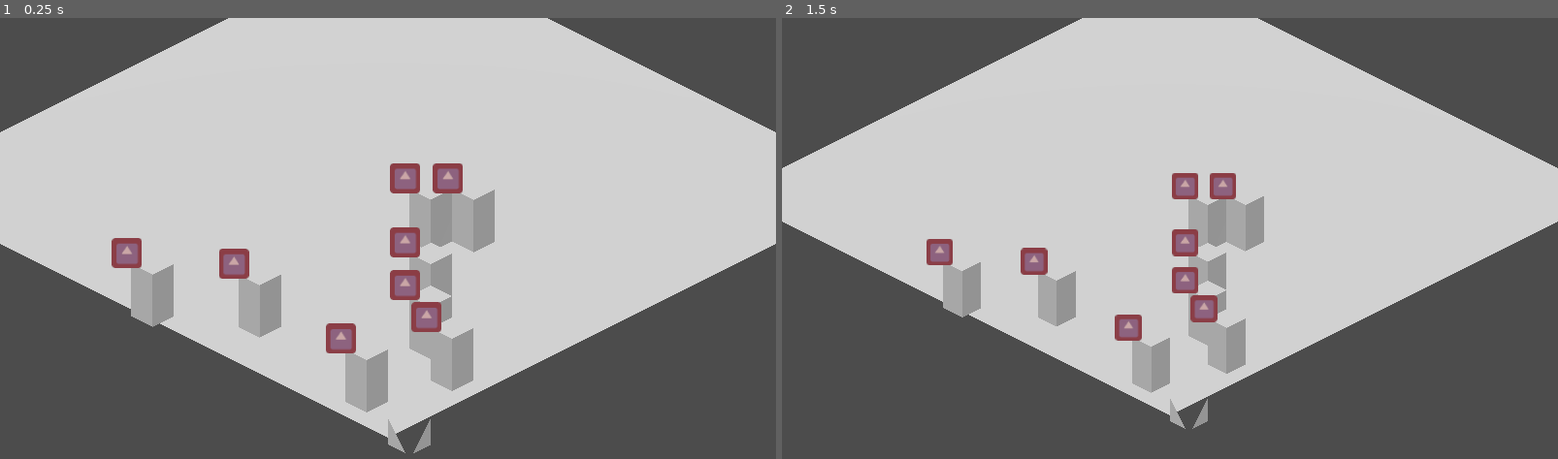
Above: before the commit, frames 1-2 (left to right).
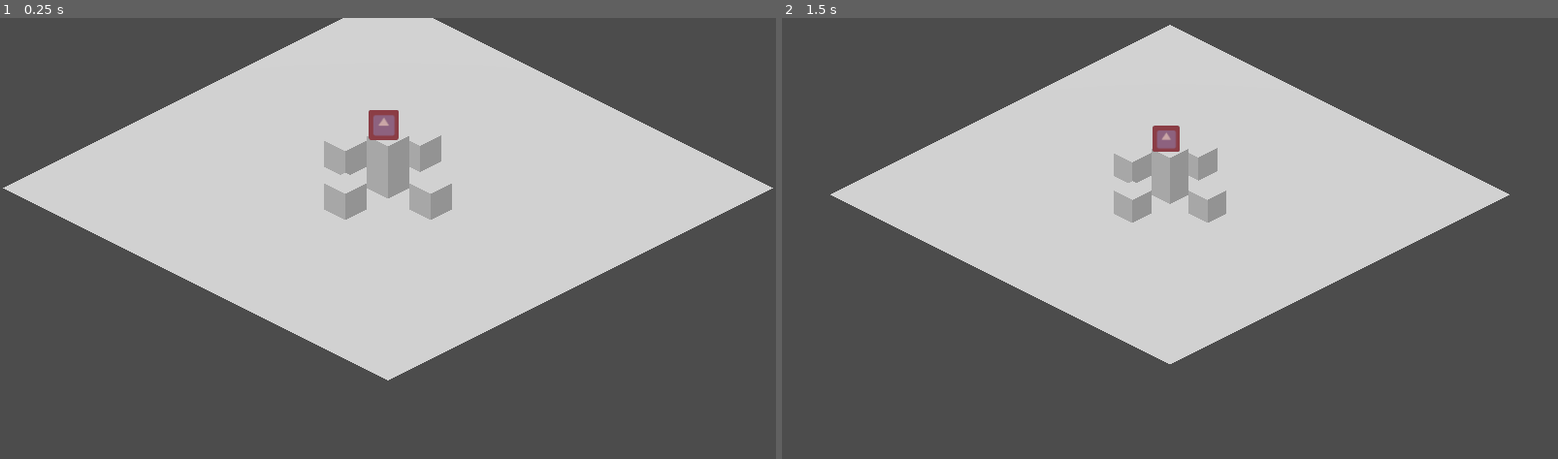
Above: after the commit, the same moments.

Repository: lsroa/growth-jam
Game: Godot game, scene res://Scenes/Main.tscn
The game is run twice, just before and just after one commit, with the same random seed, the same clock (stepped at 60 frames per second) and the same inputs. The engine's default icon, where the game draws it, is replaced by a stand-in: a white triangle on a blue panel in a dark square.
Inputs (mouse positions are in pixels of both pictures, inside the frame that each line leads up to):
- Up to frame 1 (0.25 s): no input
- Up to frame 2 (1.5 s): tap Enter at 0.5 s; move the mouse to (1340, 220) at 0.52 s; tap Mouse wheel up (zoom_in) at 0.6 s; click (1340, 220) at 0.67 s; tap Space at 1.25 s; move the mouse to (1014, 269) at 1.27 s; tap Mouse wheel down (zoom_out) at 1.35 s; click (1014, 269) at 1.42 s

The runs differ from the first frame. In frame 1, 29% of the frame differs, in the area x 0-100%, y 0-99%; in frame 2, 26%.

Commit message:
feat: added adjacent Building to the monolithic building

Diff:
--- /dev/null
+++ b/Scenes/AdjacentBuilding.tscn
@@ -0,0 +1,55 @@
+[gd_scene load_steps=10 format=2]
+
+[ext_resource path="res://src/Scripts/ResourceUI.gd" type="Script" id=1]
+[ext_resource path="res://Assets/Images/icon.png" type="Texture" id=2]
+[ext_resource path="res://src/Shaders/flash.shader" type="Shader" id=3]
+
+[sub_resource type="CubeMesh" id=8]
+size = Vector3( 2, 1, 2 )
+
+[sub_resource type="Shader" id=7]
+code = "shader_type spatial;
+
+void fragment(){
+	ALBEDO = ALBEDO;
+}"
+
+[sub_resource type="ShaderMaterial" id=9]
+shader = SubResource( 7 )
+
+[sub_resource type="QuadMesh" id=1]
+
+[sub_resource type="ShaderMaterial" id=2]
+shader = ExtResource( 3 )
+shader_param/color = Color( 0.815686, 0.290196, 0.290196, 1 )
+shader_param/level = 0.521
+shader_param/texture_albedo = ExtResource( 2 )
+
+[sub_resource type="BoxShape" id=3]
+extents = Vector3( 0.411397, 0.411014, 0.0439405 )
+
+[node name="AdjacentBulding" type="Spatial"]
+script = ExtResource( 1 )
+
+[node name="Building" type="MeshInstance" parent="."]
+transform = Transform( 0.5, 0, 0, 0, 1, 0, 0, 0, 0.5, 0, 0.5, 0 )
+mesh = SubResource( 8 )
+skeleton = NodePath("../GUI/Render")
+material/0 = SubResource( 9 )
+
+[node name="GUI" type="Spatial" parent="."]
+transform = Transform( 1, 0, 0, 0, 1, 0, 0, 0, 1, 0, 2.5, 0.2 )
+visible = false
+__meta__ = {
+"_edit_group_": true
+}
+
+[node name="Render" type="MeshInstance" parent="GUI"]
+mesh = SubResource( 1 )
+skeleton = NodePath("")
+material/0 = SubResource( 2 )
+
+[node name="Area" type="Area" parent="GUI"]
+
+[node name="CollisionShape" type="CollisionShape" parent="GUI/Area"]
+shape = SubResource( 3 )
--- a/Scenes/Main.tscn
+++ b/Scenes/Main.tscn
@@ -11,6 +11,7 @@
 
 [node name="Resource" type="Spatial"]
 script = ExtResource( 2 )
+number_of_instances = 1
 
 [node name="Camera" type="Camera" parent="."]
 transform = Transform( 0.707107, -0.353553, 0.612372, 0, 0.866025, 0.5, -0.707107, -0.353553, 0.612372, 10, 6, 10 )
@@ -22,9 +23,8 @@
 [node name="Tween" type="Tween" parent="Camera"]
 
 [node name="Floor" type="MeshInstance" parent="."]
-transform = Transform( 11.6823, 0, 0, 0, 11.6823, 0, 0, 0, 11.6823, 0, 0, 0 )
+transform = Transform( 9, 0, 0, 0, 9, 0, 0, 0, 9, 0, 0, 0 )
 mesh = SubResource( 3 )
-material/0 = null
 
 [node name="DirectionalLight" type="DirectionalLight" parent="."]
 transform = Transform( 0.795336, -0.483592, 0.365486, 0, 0.602943, 0.797784, -0.606169, -0.634506, 0.479543, 0, 6.8879, 0 )
--- a/Scenes/Resource.tscn
+++ b/Scenes/Resource.tscn
@@ -31,7 +31,7 @@
 script = ExtResource( 2 )
 
 [node name="Building" type="MeshInstance" parent="."]
-transform = Transform( 0.5, 0, 0, 0, 1, 0, 0, 0, 0.5, 0.5, 1, -0.5 )
+transform = Transform( 0.5, 0, 0, 0, 1, 0, 0, 0, 0.5, 0, 1, 0 )
 mesh = SubResource( 5 )
 skeleton = NodePath("../GUI/Render")
 material/0 = SubResource( 8 )
--- a/src/Scripts/Main.gd
+++ b/src/Scripts/Main.gd
@@ -2,7 +2,8 @@
 var resources = {}
 var input = {}
 export(int) var number_of_instances = 5
-var resource_types = ["energy","water"]
+export(int) var number_of_instances_adjacent_building = 4
+var resource_types = ["oil", "power", "water", "solar"]
 
 func _on_gui_Click(id,type):
 	print("id: " , id)
@@ -13,12 +14,45 @@
 func generate_sequence(type):
 	for i in range(number_of_instances):
 		var resource = preload("res://Scenes/Resource.tscn").instance()
-		var initial_position = Vector3(randi() % 15, 0.0, randi() % 15)
+		var initial_position = Vector3(0, 0, 0)
 		resource.init(i,initial_position,type)
 		resource.connect("click",self,"_on_gui_Click")
-
 		add_child(resource)
 		resources[type].append(i)
+		for j in range(number_of_instances_adjacent_building):
+			var initial_adjacent_position = adjacent_coordinates(initial_position, j)
+			var adjacent_building = preload("res://Scenes/AdjacentBuilding.tscn").instance()
+			adjacent_building.init(i,initial_adjacent_position,type)
+			adjacent_building.connect("click",self,"_on_gui_Click")
+			add_child(adjacent_building)
+
+func adjacent_coordinates(initial_position, j):
+	var initial_adjacent_position = Vector3(0,0,0)
+	if (j == 0):
+		initial_adjacent_position = Vector3(
+			initial_position.x + 2,
+			initial_position.y,
+			initial_position.z
+		)
+	elif(j == 1):
+		initial_adjacent_position = Vector3(
+			initial_position.x - 2,
+			initial_position.y,
+			initial_position.z
+		)
+	elif(j == 2):
+		initial_adjacent_position = Vector3(
+			initial_position.x - 0.5,
+			initial_position.y,
+			initial_position.z - 2
+		)
+	else:
+		initial_adjacent_position = Vector3(
+			initial_position.x,
+			initial_position.y,
+			initial_position.z + 2
+		)
+	return initial_adjacent_position
 
 func _ready():
 	for type in resource_types:
Not shown: 2 places in Scenes/Resource.tscn that only renumber resources
